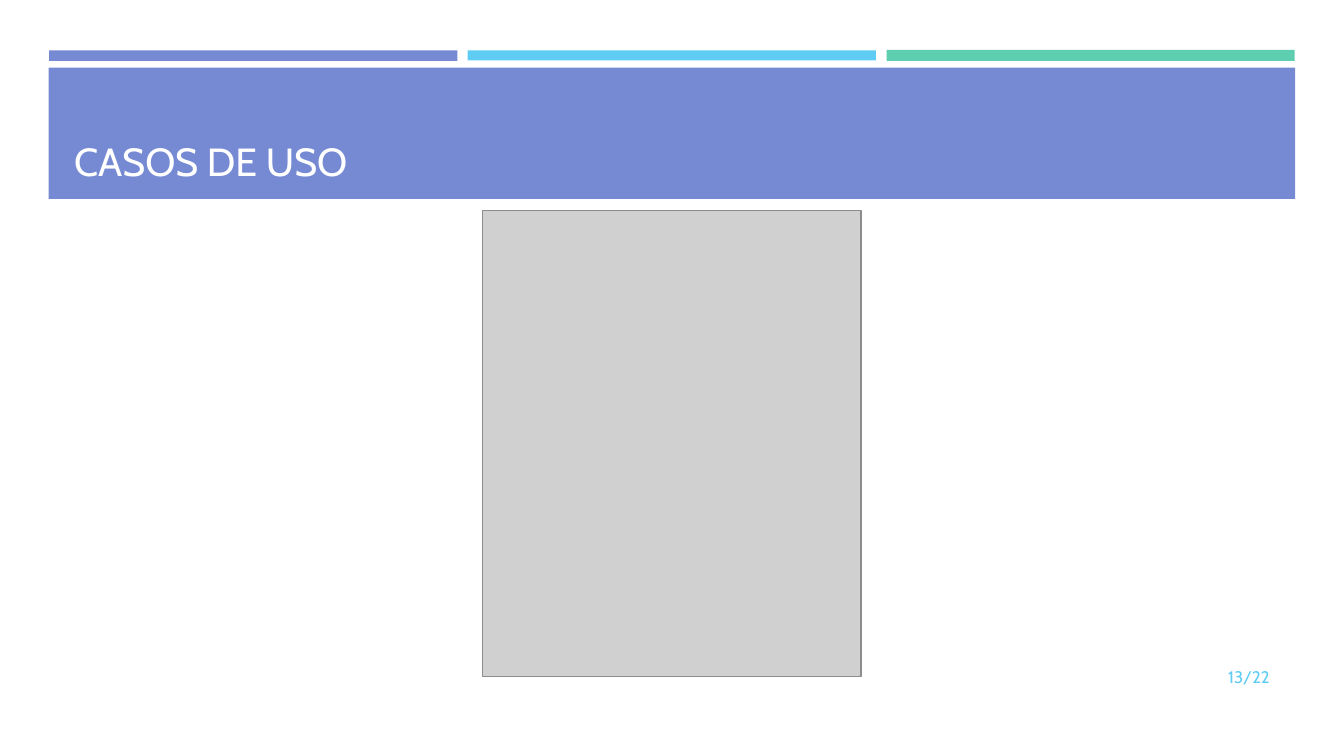
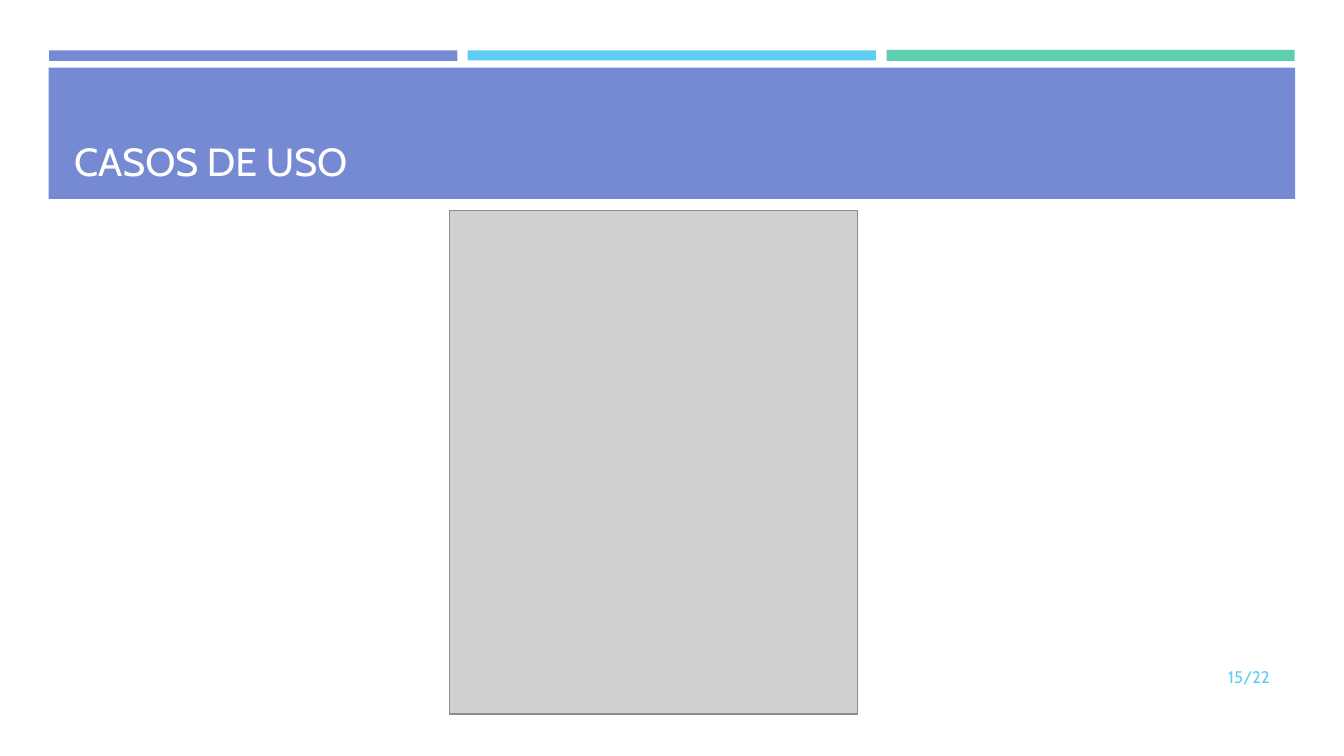
Before and after one commit to mdlunag/tfg, a slide deck: slide 15 of tfg_presentacio.pptx (slide 13 before the commit). Drawn at 1344x756 pixels with LibreOffice and Linux fonts; fonts in the diff are those of the drawing; grey boxes stand for pictures. Boxes give left, top, right and bottom in pixels: in the first picture for what was removed or moved away, otherwise in the second. Text is boxed around its words. In the diff, an @@ line names an element or a change of style, - is before the commit and + after.

```diff
--- a/tfg_presentacio.pptx
+++ b/tfg_presentacio.pptx
@@ picture: place and size @@
-picture at box(483, 211, 861, 677)
+picture at box(450, 211, 858, 714)
@@ page number at box(1228, 671, 1270, 685): text changed @@
-13/22
+15/22
```
Also in this commit, not shown: 9 other slides changed, 6 slides added, 4 slides removed.
